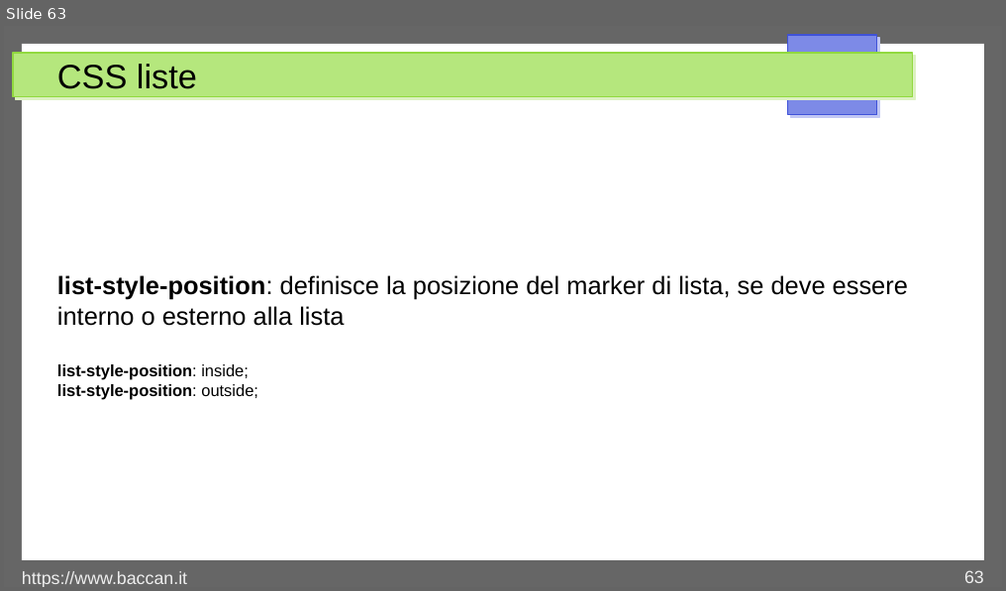
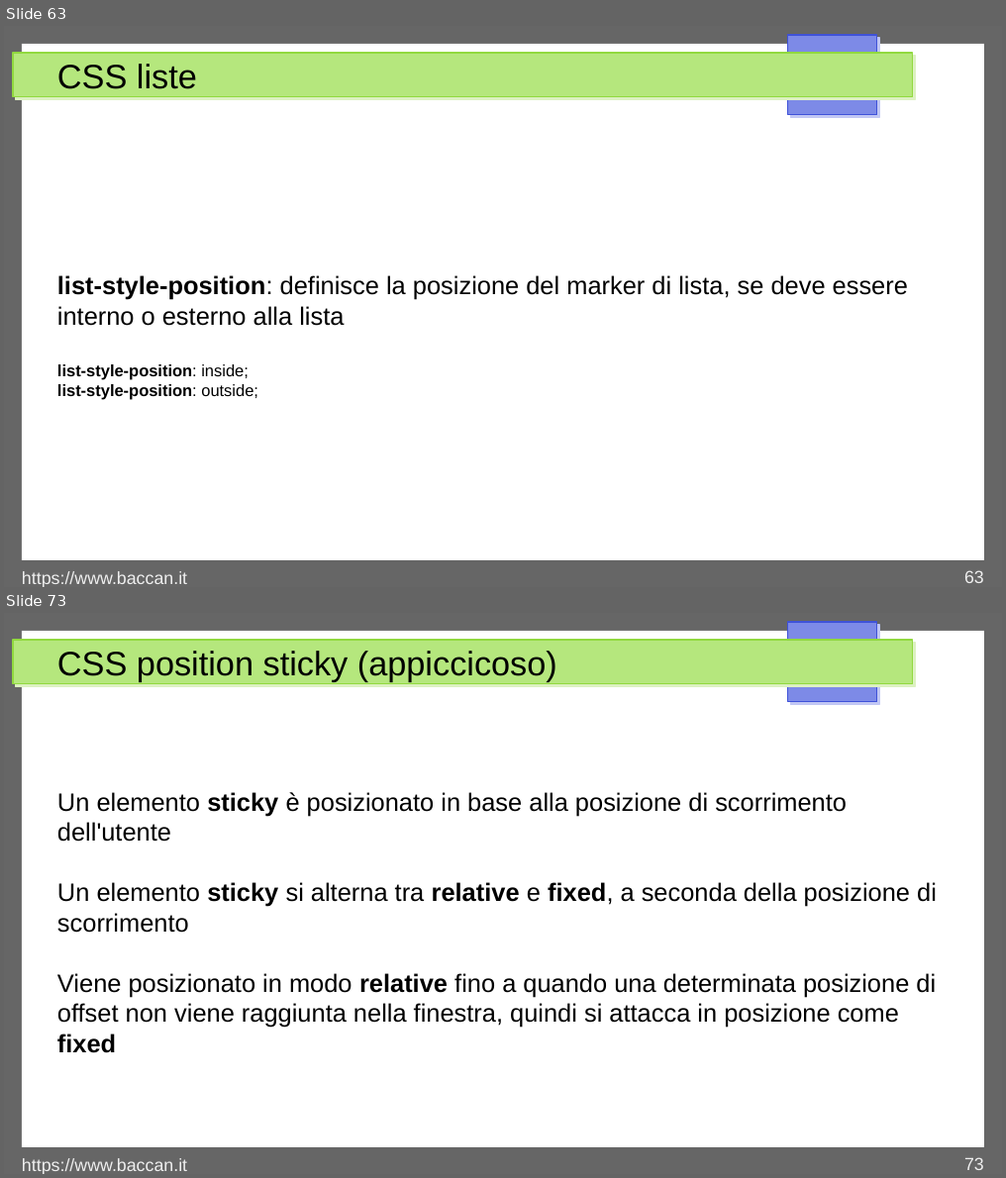
Before and after one commit to matteobaccan/CorsoCSS, a slide deck: Chapter_css.odp. Shown one above the other, each under a label of ours: slide 63 before the commit, slides 63 and 73 after it; the slides between them are not shown. The pictures are 1006x591 and 1006x1178 pixels, drawn with LibreOffice and Linux fonts; fonts in the diff are those of the drawing. Boxes give left, top, right and bottom in pixels: in the first picture for what was removed or moved away, otherwise in the second. Text is boxed around its words. In the diff, an @@ line names an element or a change of style, - is before the commit and + after.

Commit message:
Display e position

```diff
--- a/Chapter_css.odp
+++ b/Chapter_css.odp
@@ slide 73 added at (x1=4, y1=613, x2=1002, y2=1174), background #FFFFFF; not listed: 4 template elements that a slide beside it also shows @@
@@ title added at (x1=57, y1=651, x2=557, y2=681), 27 pt, text #000000 @@
+CSS position sticky (appiccicoso)
@@ text added at (x1=57, y1=792, x2=937, y2=1054), 20 pt, text #000000 @@
+Un elemento sticky è posizionato in base alla posizione di scorrimento dell'utente
+Un elemento sticky si alterna tra relative e fixed, a seconda della posizione di scorrimento
+Viene posizionato in modo relative fino a quando una determinata posizione di offset non viene raggiunta nella finestra, quindi si attacca in posizione come fixed
@@ text added at (x1=22, y1=1158, x2=187, y2=1174), 14 pt, text #EEEEEE @@
+https://www.baccan.it
@@ page number added at (x1=964, y1=1157, x2=984, y2=1170), 14 pt, text #EEEEEE @@
+73
```
Also in this commit, not shown: 1 slide changed, 9 other slides added, 4 other files.
